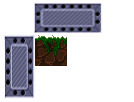
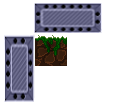
Comparing the layer stacks of the two 134 × 102 images. Changes:
added layer "Capa pegada #1" above "Capa pegada" over [left=4, top=36, right=34, bottom=102]
painted on "tiles.png" over [left=4, top=36, right=34, bottom=98]
